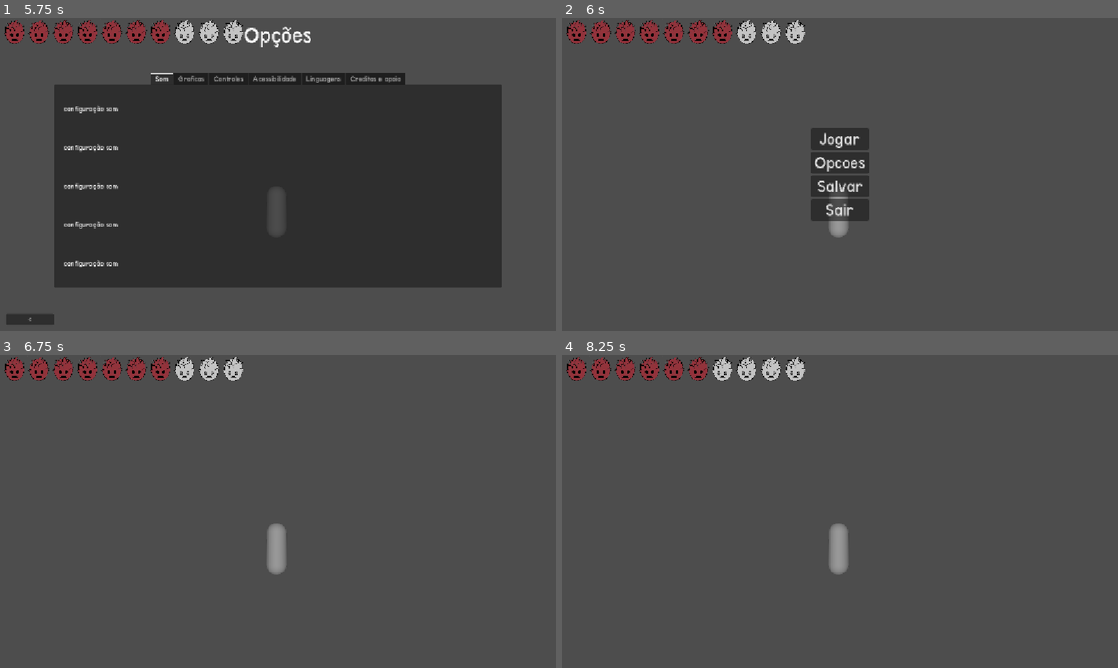
Above: before the commit, frames 1-4 (two rows, left to right).
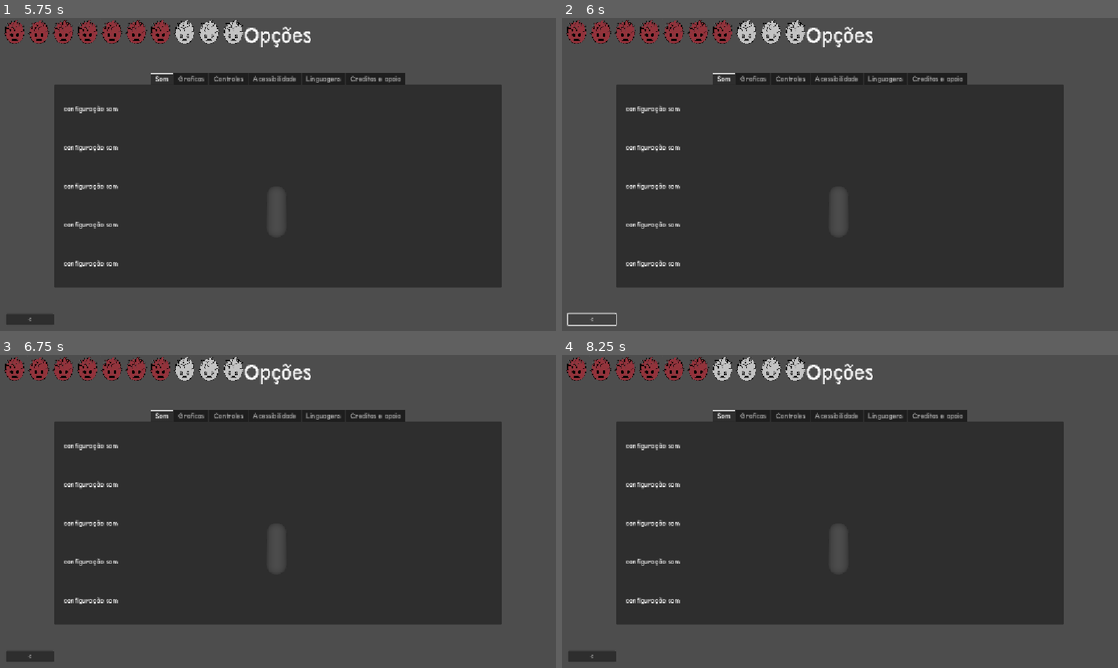
Above: after the commit, the same moments.

Repository: Projeto-Mouse/Main
Game: Godot game, scene res://Menu Principal/MenuPrincipal.tscn
The game is run twice, just before and just after one commit, with the same random seed, the same clock (stepped at 60 frames per second) and the same inputs. Video files are missing from this copy of the repository; at most half a second of black plays in their place.
Inputs (mouse positions are in pixels of both pictures, inside the frame that each line leads up to):
- Up to frame 1 (5.75 s): click "Jogar" at 0.5 s; tap Enter (ui_accept) at 1.25, 1.52, 2.27, 3.77, 4.52 s; hold D (Direita) 1.28-2.03 s; tap N (Dano) at 1.35, 2.85, 4.35 s; hold S (Baixo) 2.03-2.78 s; tap Shift (Devagar) at 2.1, 3.6 s; hold D (Direita) 2.78-3.53 s; hold W (Cima) 3.53-4.28 s; hold A (Esquerda) 4.28-5 s; tap Escape (Pausar) at 4.9 s; click "Opcoes" at 5 s
- Up to frame 2 (6 s): click "<" at 5.75 s
- Up to frame 3 (6.75 s): click (278, 477) at 6.5 s, where only the run before the commit has a clickable "Jogar"
- Up to frame 4 (8.25 s): tap Enter (ui_accept) at 7.25, 7.52, 8 s; hold A (Esquerda) 7.28-8.03 s; tap Shift (Devagar) at 7.35 s; hold S (Baixo) from 8.03 s (still down); tap N (Dano) at 8.1 s

Frame 1 is identical in both runs. In frame 2, 51% of the frame differs, in the area x 0-91%, y 2-99%; in frame 3, 54%, in the area x 1-91%, y 2-98%; in frame 4, 54%.

Commit message:
chore: corrige erros de lint e remove comentários desnecessarios

Diff:
--- a/Menu de Pausa/MenuDePausa.gd
+++ b/Menu de Pausa/MenuDePausa.gd
@@ -7,44 +7,35 @@
 @onready var sair_do_jogo: Button = $MarginContainer/VBoxContainer/sair_do_jogo
 @onready var margin_container = $MarginContainer as MarginContainer
 @onready var menu_de_opcoes: MenuDeOpcoes = $MenuDeOpcoes
-@onready var cena_1: Node3D = $"../../../.."
+@onready var cena_principal: Node3D = $"../../../.."
 
 
 func _ready():
-	segurar_conectores_signals()
+	conectar_signals()
 
-# Funcao responsavel pelo botao de jogar no menu de pausa
-# basicamente volta ao jogo
 func _on_voltar_ao_jogo_pressed() -> void:
-	cena_1.menu_de_pausa()
+	cena_principal.menu_de_pausa()
 
-# botao responsavel por levar ao salvamento do jogo
-# a ser implementado junto com todo o codigo de game save
 func _on_salvar_pressed() -> void:
 	print("Botão salvar pressionado!")
 
-# Botao responsavel por levar o jogador de volta ao menu principal
 func _on_sair_do_jogo_pressed() -> void:
 	get_tree().paused = false
 	Engine.time_scale = 1
 	var menu_scene = ResourceLoader.load("res://Menu Principal/MenuPrincipal.tscn") as PackedScene
 	get_tree().change_scene_to_packed(menu_scene)
 
-# Funcao responsqavel por vincular os conectores
-func segurar_conectores_signals() -> void:
+func conectar_signals() -> void:
 	voltar_ao_jogo.button_down.connect(_on_voltar_ao_jogo_pressed)
-	opcoes_in_game.button_down.connect(_on_opçoes_in_game_pressed)
+	opcoes_in_game.button_down.connect(_on_opcoes_in_game_pressed)
 	salvar.button_down.connect(_on_salvar_pressed)
 	sair_do_jogo.button_down.connect(_on_sair_do_jogo_pressed)
 
-# Botao responsavel por levar o jogador ao menu de opcoes
-# leva ao mesmo menu de opções ja feito no menu principal do jogo
-func _on_opçoes_in_game_pressed() -> void:
+func _on_opcoes_in_game_pressed() -> void:
 	margin_container.visible = false
 	menu_de_opcoes.set_process(true)
 	menu_de_opcoes.visible = true
 
-# Funcao responsavel por sair do menu de opcoes
-func _on_menu_de_opcoes_sair_das_opcoes() -> void:
+func _on_menu_de_opcoes_sai_das_opcoes() -> void:
 	margin_container.visible = true
 	menu_de_opcoes.visible = false
